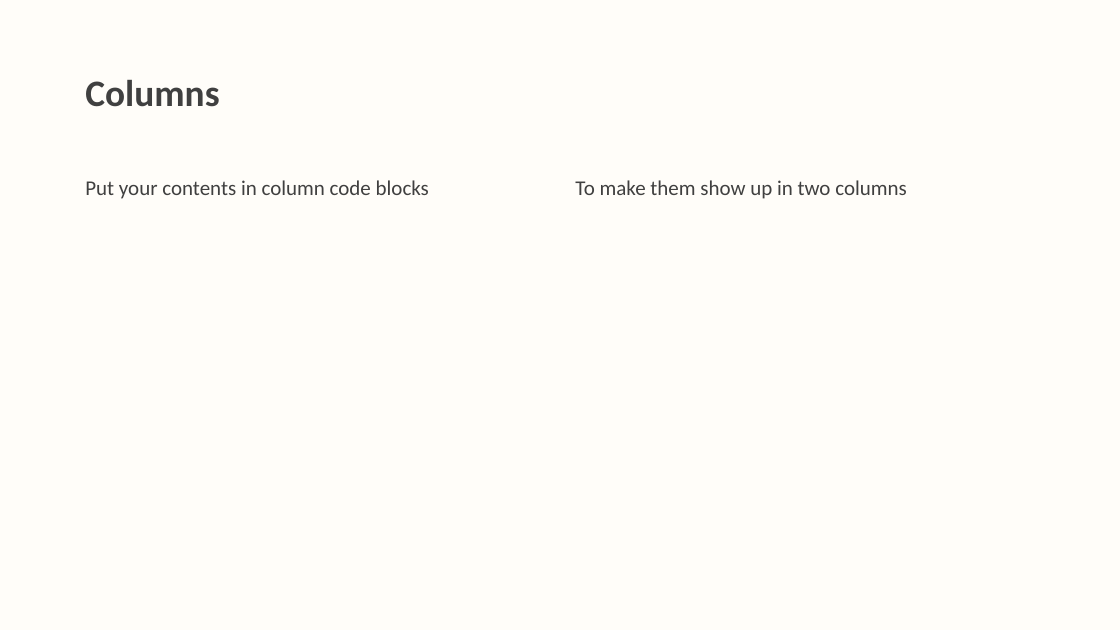
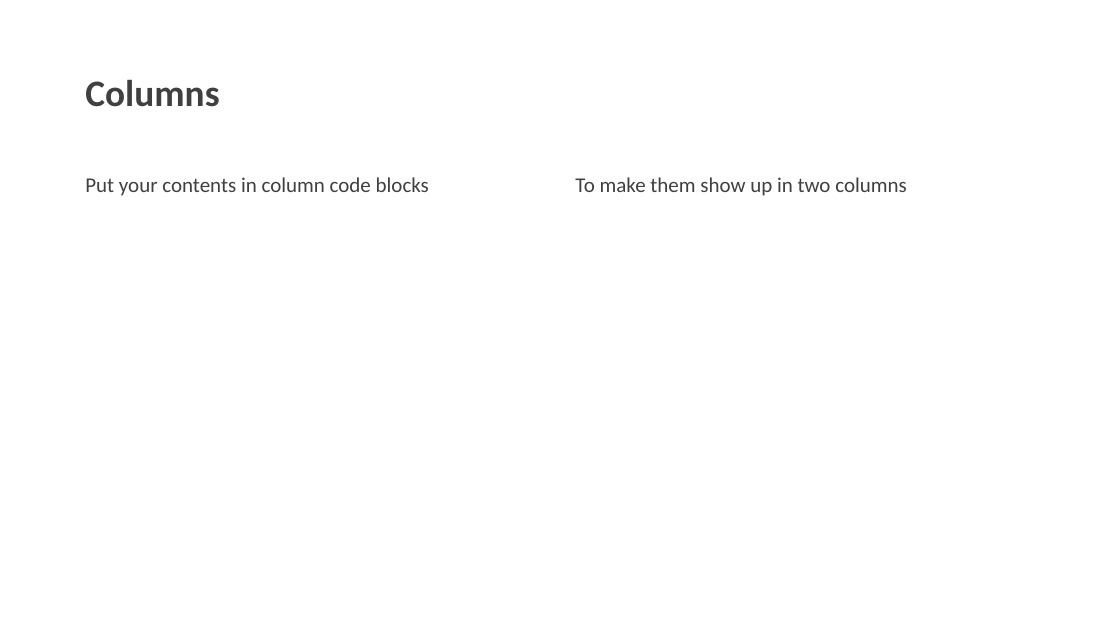
Before and after one commit to LittleMonkeyLab/PS52007Dslides, a slide deck: slide 7 of lectures/_resources/templates/pptx/RMLecturepptxTemplate.pptx. Drawn at 1120x630 pixels with LibreOffice and Linux fonts; fonts in the diff are those of the drawing. Boxes give left, top, right and bottom in pixels: in the first picture for what was removed or moved away, otherwise in the second. Text is boxed around its words. In the diff, an @@ line names an element or a change of style, - is before the commit and + after.

```diff
--- a/lectures/_resources/templates/pptx/RMLecturepptxTemplate.pptx
+++ b/lectures/_resources/templates/pptx/RMLecturepptxTemplate.pptx
@@ background #FFF2CC at 10% opacity to #FFFFFF @@
@@ text "Put your contents in column ..." at bbox=[85, 177, 429, 196]: line spacing 24pt to 1; less space between paragraphs @@
@@ text "To make them show up ..." at bbox=[575, 177, 907, 196]: line spacing 24pt to 1; less space between paragraphs @@
```
Also in this commit, not shown: 6 other slides changed, 28 other files.
